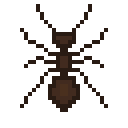
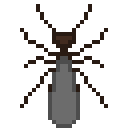
Revision of a layered (128, 128) image; what changed, layer by layer:
added layer "wings_closed2" above "body" over [left=48, top=56, right=80, bottom=128]
